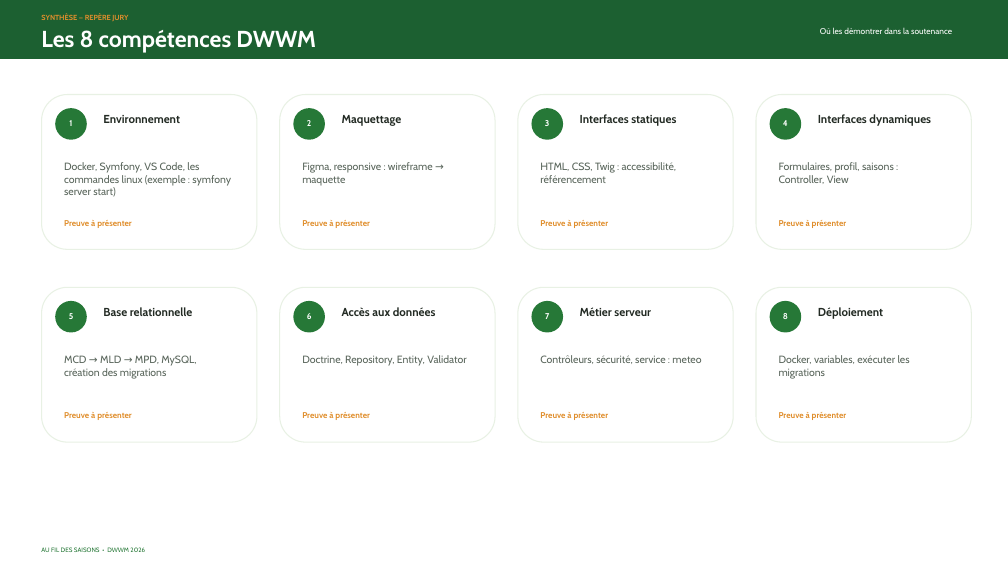
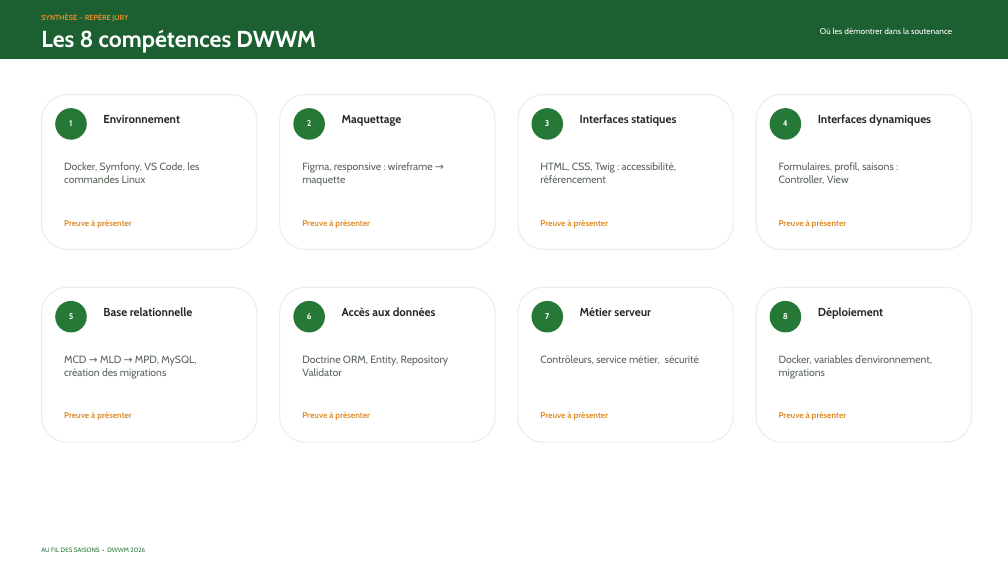
Before and after one commit to Berangere71/Au_fil_des_saisons, a slide deck: slide 3 of Au_fil_des_saisons_soutenance_corrigee.pptx. Drawn at 1008x567 pixels with LibreOffice and Linux fonts; fonts in the diff are those of the drawing. Boxes give left, top, right and bottom in pixels: in the first picture for what was removed or moved away, otherwise in the second. Text is boxed around its words. In the diff, an @@ line names an element or a change of style, - is before the commit and + after.

```diff
--- a/Au_fil_des_saisons_soutenance_corrigee.pptx
+++ b/Au_fil_des_saisons_soutenance_corrigee.pptx
@@ text at [64,162,199,183]: text changed @@
-Docker, Symfony, VS Code, les commandes linux (exemple : symfony server start)
+Docker, Symfony, VS Code, les commandes Linux
@@ text at [302,355,448,376]: text changed @@
-Doctrine, Repository, Entity, Validator
+Doctrine ORM, Entity, Repository Validator
@@ text at [540,355,699,364]: text changed @@
-Contrôleurs, sécurité, service : meteo
+Contrôleurs, service métier, sécurité
@@ text at [779,355,932,379]: text changed @@
-Docker, variables, exécuter les migrations
+Docker, variables d’environnement, migrations
```
Also in this commit, not shown: 6 other slides changed, 36 other files.
